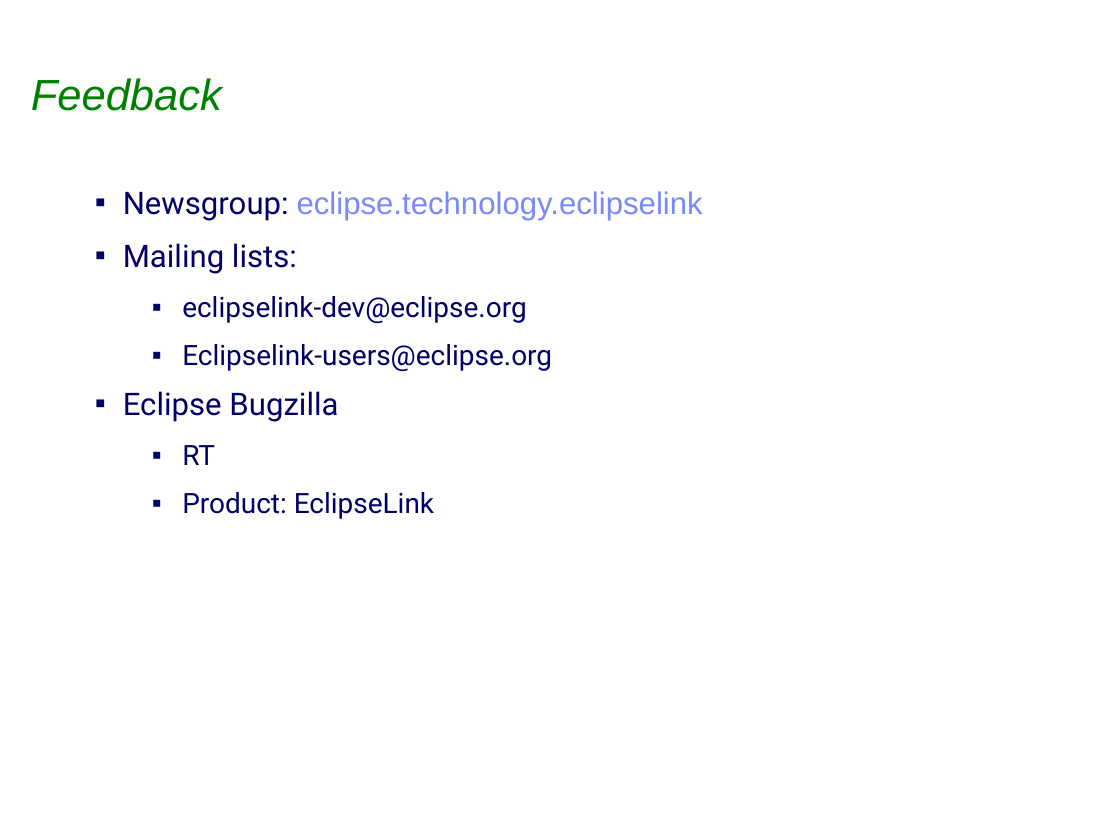
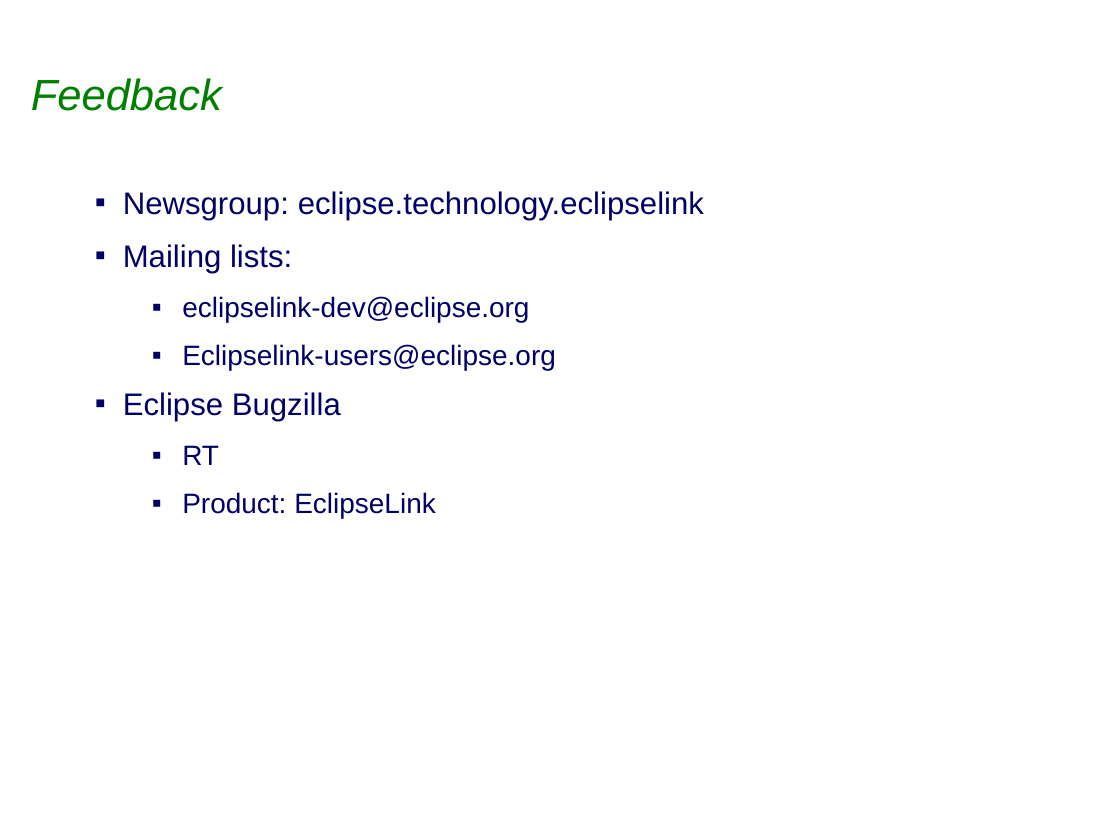
Before and after one commit to eclipse-ee4j/eclipselink, a slide deck: slide 21 of project-admin/Graduation_Release_Review.ppt. Drawn at 1120x840 pixels with LibreOffice and Linux fonts; fonts in the diff are those of the drawing; background and template pictures are left out. Boxes give left, top, right and bottom in pixels: in the first picture for what was removed or moved away, otherwise in the second. Text is boxed around its words. In the diff, an @@ line names an element or a change of style, - is before the commit and + after.

```diff
--- a/project-admin/Graduation_Release_Review.ppt
+++ b/project-admin/Graduation_Release_Review.ppt
@@ text "Newsgroup: eclipse.technology.eclipselink" at (x1=123, y1=191, x2=704, y2=518): font Roboto to Arial in "Newsgroup:", "Mailing lists:", "eclipselink-dev@eclipse.org", "Eclipselink-users@eclipse.org" and 3 more places; text colour #7889FB to #000066 in "eclipse.technology.eclipselink" @@
```
Also in this commit, not shown: 1 other slide changed.
